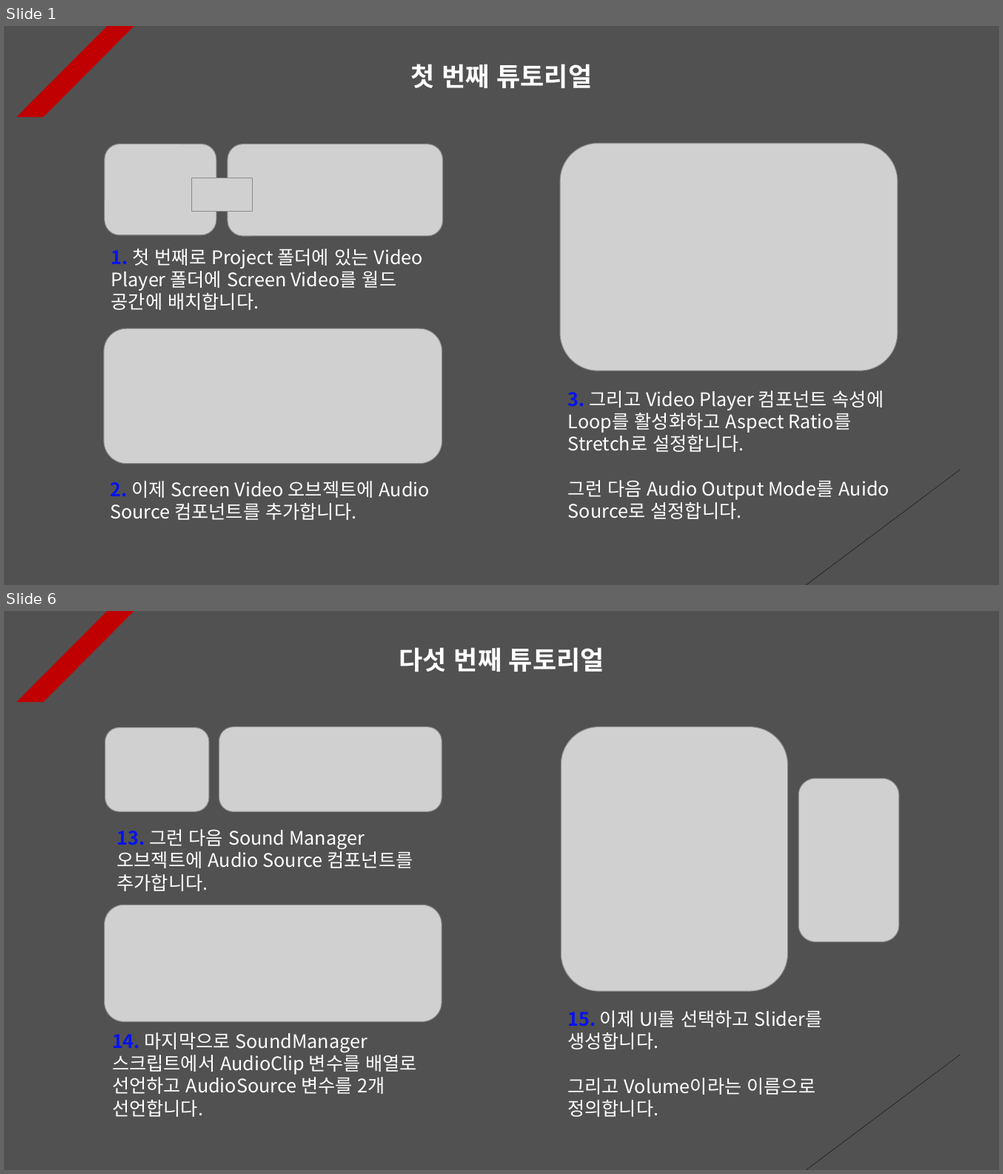
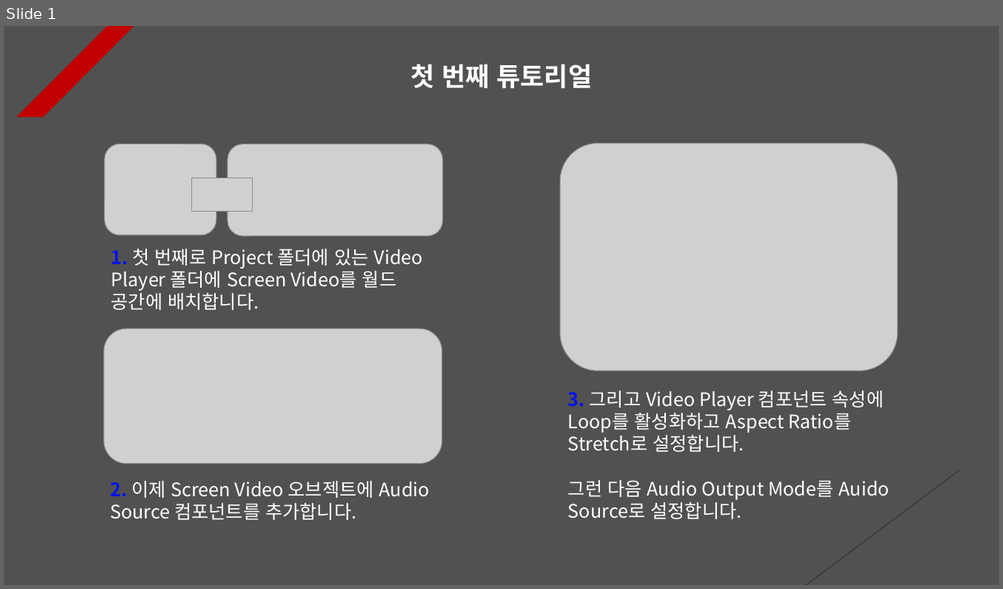
Before and after one commit to Unity2033/3D-UnityEngine, a slide deck: Assets/Sound/PPT Data/Sound Example.pptx. Shown one above the other, each under a label of ours: slides 1 and 6 before the commit, slide 1 after it; the slides between them are not shown. The pictures are 1003x1174 and 1003x589 pixels, drawn with LibreOffice and Linux fonts; fonts in the diff are those of the drawing; grey boxes stand for pictures. Boxes give left, top, right and bottom in pixels: in the first picture for what was removed or moved away, otherwise in the second. Text is boxed around its words. In the diff, an @@ line names an element or a change of style, - is before the commit and + after.

Commit message:
Sound Tutorial Renewal
- Find a game object by name and
  then set properties for the game
  object

- Add a system that generates sound
  at a specific location

- Each PPT data update

- Add and delete resource data

```diff
--- a/Assets/Sound/PPT Data/Sound Example.pptx
+++ b/Assets/Sound/PPT Data/Sound Example.pptx
@@ slide 6 removed at [4,611,999,1170], background #515151; not listed: 2 template elements that a slide beside it also shows @@
@@ text removed at [399,647,604,672] @@
-다섯 번째 튜토리얼
@@ picture removed at [105,727,208,812] @@
@@ picture removed at [219,726,441,812] @@
@@ picture removed at [560,726,788,991] @@
@@ picture removed at [799,779,899,943] @@
@@ text removed at [117,829,412,891] @@
-13. 그런 다음 Sound Manager 오브젝트에 Audio Source 컴포넌트를 추가합니다.
@@ picture removed at [105,905,442,1022] @@
@@ text removed at [567,1011,822,1117] @@
-15. 이제 UI를 선택하고 Slider를 생성합니다.
-그리고 Volume이라는 이름으로 정의합니다.
@@ text removed at [112,1033,418,1117] @@
-14. 마지막으로 SoundManager 스크립트에서 AudioClip 변수를 배열로 선언하고 AudioSource 변수를 2개 선언합니다.
```
Also in this commit, not shown: 8 slides changed, 5 slides added, 1 other slide removed, 29 other files.
